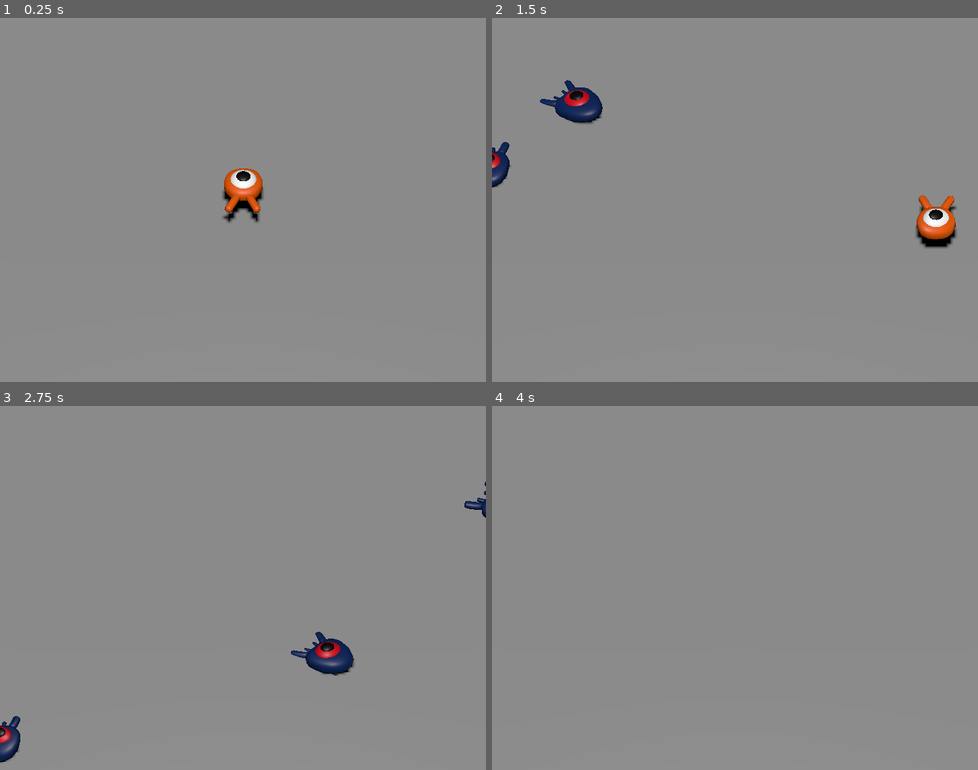
Above: before the commit, frames 1-4 (two rows, left to right).
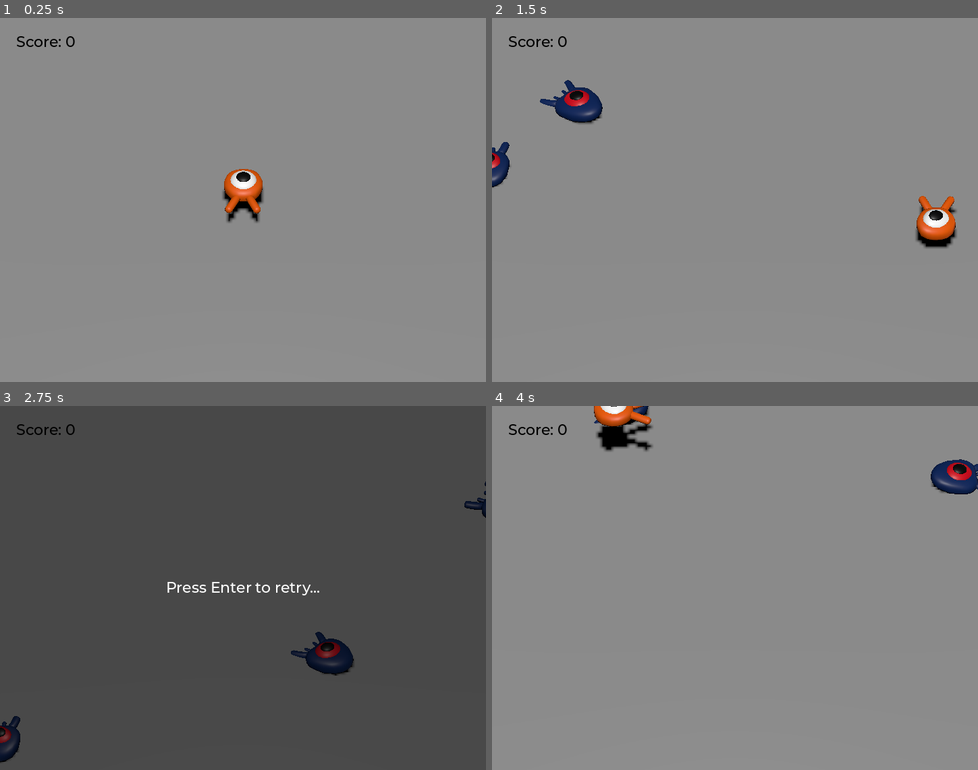
Above: after the commit, the same moments.

Repository: davidgd72k/GodotGame3D
Game: Godot game, scene res://scenes/main.tscn
Two runs of this game, one before a commit and one after it. Both use one fixed random seed, a clock stepped at 60 frames per second and the inputs below.
Inputs:
- Up to frame 1 (0.25 s): no input
- Up to frame 2 (1.5 s): tap Enter (ui_accept) at 0.5, 1.35 s; hold D (move_right) 0.53-1.28 s; hold Enter (ui_accept) 0.53-1.28 s; tap Space (jump) at 0.77 s; hold S (move_back) from 1.28 s (still down)
- Up to frame 3 (2.75 s): tap Space (jump) at 1.52 s; release S (move_back) at 2.03 s; hold D (move_right) from 2.03 s (still down); hold Enter (ui_accept) from 2.03 s (still down)
- Up to frame 4 (4 s): release D (move_right) at 2.78 s; release Enter (ui_accept) at 2.78 s; hold W (move_forward) 2.78-3.53 s; tap Enter (ui_accept) at 2.85 s; tap Space (jump) at 3.02, 3.77 s; hold A (move_left) from 3.53 s (still down); hold Enter (ui_accept) from 3.53 s (still down)

The runs differ from the first frame. In frame 1, 0.3% of the frame differs, in the area x 3-55%, y 5-56%; in frame 2, 0.3%; in frame 3, 100%, in the area x 0-100%, y 0-100%; in frame 4, 2.1%.

Commit message:
Score and replay completado

Diff:
--- a/project.godot
+++ b/project.godot
@@ -16,10 +16,15 @@
 config/features=PackedStringArray("4.1")
 config/icon="res://icon.png"
 
+[autoload]
+
+MusicPlayer="*res://scenes/music_player.tscn"
+
 [display]
 
 window/size/viewport_width=720
 window/size/viewport_height=540
+window/size/mode=2
 window/stretch/mode="canvas_items"
 
 [editor]
@@ -29,6 +34,20 @@
 
 [input]
 
+ui_accept={
+"deadzone": 0.5,
+"events": [Object(InputEventKey,"resource_local_to_scene":false,"resource_name":"","device":0,"window_id":0,"alt_pressed":false,"shift_pressed":false,"ctrl_pressed":false,"meta_pressed":false,"pressed":false,"keycode":4194309,"physical_keycode":0,"key_label":0,"unicode":0,"echo":false,"script":null)
+, Object(InputEventKey,"resource_local_to_scene":false,"resource_name":"","device":0,"window_id":0,"alt_pressed":false,"shift_pressed":false,"ctrl_pressed":false,"meta_pressed":false,"pressed":false,"keycode":4194310,"physical_keycode":0,"key_label":0,"unicode":0,"echo":false,"script":null)
+, Object(InputEventKey,"resource_local_to_scene":false,"resource_name":"","device":0,"window_id":0,"alt_pressed":false,"shift_pressed":false,"ctrl_pressed":false,"meta_pressed":false,"pressed":false,"keycode":32,"physical_keycode":0,"key_label":0,"unicode":32,"echo":false,"script":null)
+, Object(InputEventJoypadButton,"resource_local_to_scene":false,"resource_name":"","device":0,"button_index":0,"pressure":0.0,"pressed":true,"script":null)
+]
+}
+ui_cancel={
+"deadzone": 0.5,
+"events": [Object(InputEventKey,"resource_local_to_scene":false,"resource_name":"","device":0,"window_id":0,"alt_pressed":false,"shift_pressed":false,"ctrl_pressed":false,"meta_pressed":false,"pressed":false,"keycode":4194305,"physical_keycode":0,"key_label":0,"unicode":0,"echo":false,"script":null)
+, Object(InputEventJoypadButton,"resource_local_to_scene":false,"resource_name":"","device":0,"button_index":4,"pressure":0.0,"pressed":true,"script":null)
+]
+}
 move_left={
 "deadzone": 0.5,
 "events": [Object(InputEventKey,"resource_local_to_scene":false,"resource_name":"","device":-1,"window_id":0,"alt_pressed":false,"shift_pressed":false,"ctrl_pressed":false,"meta_pressed":false,"pressed":false,"keycode":0,"physical_keycode":65,"key_label":0,"unicode":97,"echo":false,"script":null)
--- /dev/null
+++ b/scenes/ScoreLabel.gd
@@ -0,0 +1,8 @@
+extends Label
+
+var score = 0
+
+
+func _on_mob_squashed():
+	score += 1
+	text = "Score: %s" % score
--- a/scenes/main.gd
+++ b/scenes/main.gd
@@ -1,11 +1,19 @@
 extends Node
 
 @export var mob_scene: PackedScene
+
+func _ready():
+	$UserInterface/Retry.hide()
 
 func _process(delta):
 	# Pulsa ESCAPE para quitar el juego.
 	if Input.is_action_pressed("ui_cancel"):
 		get_tree().quit()
+
+func _unhandled_input(event):
+	if event.is_action_pressed("ui_accept") and $UserInterface/Retry.visible:
+		# Esto reinicia la escena actual.
+		get_tree().reload_current_scene()
 
 func _on_mob_timer_timeout():
 	# Creamos una nueva instancia de la escena Mob.
@@ -23,5 +31,10 @@
 	# Spawnea el mob añadiendolo a la escena Main.
 	add_child(mob)
 
+	# Conectaremos el mob a la etiqueta de puntos (ScoreLabel) para actualizar
+	# la puntuación cada vez que se aplaste a uno.
+	mob.squashed.connect($UserInterface/ScoreLabel._on_mob_squashed.bind())
+
 func _on_player_hit():
 	$MobTimer.stop()
+	$UserInterface/Retry.show()
--- a/scenes/main.tscn
+++ b/scenes/main.tscn
@@ -1,8 +1,10 @@
-[gd_scene load_steps=9 format=3 uid="uid://bw0p0vkqu1sng"]
+[gd_scene load_steps=12 format=3 uid="uid://bw0p0vkqu1sng"]
 
 [ext_resource type="PackedScene" uid="uid://dg47oxyvjwdrh" path="res://scenes/player.tscn" id="1_0s7p3"]
 [ext_resource type="Script" path="res://scenes/main.gd" id="1_sbl5b"]
 [ext_resource type="PackedScene" uid="uid://45n6r3g7oru6" path="res://scenes/mob.tscn" id="2_5br4m"]
+[ext_resource type="FontFile" uid="uid://pnkpc7tw7yfc" path="res://fonts/Montserrat-Medium.ttf" id="4_hnuxv"]
+[ext_resource type="Script" path="res://scenes/ScoreLabel.gd" id="5_rfam6"]
 
 [sub_resource type="BoxShape3D" id="BoxShape3D_jotwp"]
 size = Vector3(60, 2, 60)
@@ -22,6 +24,10 @@
 "tilts": PackedFloat32Array(0, 0, 0, 0, 0)
 }
 point_count = 5
+
+[sub_resource type="Theme" id="Theme_dlxyr"]
+default_font = ExtResource("4_hnuxv")
+default_font_size = 22
 
 [node name="Main" type="Node"]
 script = ExtResource("1_sbl5b")
@@ -84,5 +90,48 @@
 wait_time = 0.5
 autostart = true
 
+[node name="UserInterface" type="Control" parent="."]
+layout_mode = 3
+anchors_preset = 15
+anchor_right = 1.0
+anchor_bottom = 1.0
+grow_horizontal = 2
+grow_vertical = 2
+theme = SubResource("Theme_dlxyr")
+
+[node name="ScoreLabel" type="Label" parent="UserInterface"]
+layout_mode = 0
+offset_left = 24.0
+offset_top = 21.0
+offset_right = 85.0
+offset_bottom = 47.0
+theme_override_colors/font_color = Color(0, 0, 0, 1)
+text = "Score: 0"
+script = ExtResource("5_rfam6")
+
+[node name="Retry" type="ColorRect" parent="UserInterface"]
+layout_mode = 1
+anchors_preset = 15
+anchor_right = 1.0
+anchor_bottom = 1.0
+grow_horizontal = 2
+grow_vertical = 2
+color = Color(0, 0, 0, 0.478431)
+
+[node name="RetryLabel" type="Label" parent="UserInterface/Retry"]
+layout_mode = 1
+anchors_preset = 8
+anchor_left = 0.5
+anchor_top = 0.5
+anchor_right = 0.5
+anchor_bottom = 0.5
+offset_left = -110.0
+offset_top = -15.5
+offset_right = 110.0
+offset_bottom = 15.5
+grow_horizontal = 2
+grow_vertical = 2
+text = "Press Enter to retry..."
+
 [connection signal="hit" from="Player" to="." method="_on_player_hit"]
 [connection signal="timeout" from="MobTimer" to="." method="_on_mob_timer_timeout"]
--- a/scenes/mob.tscn
+++ b/scenes/mob.tscn
@@ -4,7 +4,7 @@
 [ext_resource type="PackedScene" uid="uid://b56pnk1r6872l" path="res://art/mob.glb" id="1_k053e"]
 
 [sub_resource type="BoxShape3D" id="BoxShape3D_0jpwx"]
-size = Vector3(1.56547, 1.28284, 1.97478)
+size = Vector3(1.56547, 1.05098, 1.97478)
 
 [node name="Mob" type="CharacterBody3D" groups=["mob"]]
 collision_layer = 2
@@ -16,7 +16,7 @@
 [node name="Character" parent="Pivot" instance=ExtResource("1_k053e")]
 
 [node name="CollisionShape3D" type="CollisionShape3D" parent="."]
-transform = Transform3D(1, 0, 0, 0, 1, 0, 0, 0, 1, 0, 0.318563, -0.0133021)
+transform = Transform3D(1, 0, 0, 0, 1, 0, 0, 0, 1, 0, 0.231818, -0.0133021)
 shape = SubResource("BoxShape3D_0jpwx")
 
 [node name="VisibleOnScreenNotifier3D" type="VisibleOnScreenNotifier3D" parent="."]
--- /dev/null
+++ b/scenes/music_player.tscn
@@ -0,0 +1,7 @@
+[gd_scene load_steps=2 format=3 uid="uid://ceq3irpbe5h51"]
+
+[ext_resource type="AudioStream" uid="uid://l35rmxkrigqd" path="res://art/House In a Forest Loop.ogg" id="1_vm7vs"]
+
+[node name="MusicPlayer" type="AudioStreamPlayer"]
+stream = ExtResource("1_vm7vs")
+autoplay = true
--- a/scenes/player.tscn
+++ b/scenes/player.tscn
@@ -4,11 +4,11 @@
 [ext_resource type="PackedScene" uid="uid://cw0ooaekq0lkr" path="res://art/player.glb" id="1_3156s"]
 
 [sub_resource type="SphereShape3D" id="SphereShape3D_b7aru"]
-radius = 0.896166
+radius = 0.92981
 
 [sub_resource type="CylinderShape3D" id="CylinderShape3D_jwqt7"]
-height = 0.778264
-radius = 1.18241
+height = 0.722592
+radius = 1.12416
 
 [node name="Player" type="CharacterBody3D"]
 collision_mask = 6
@@ -19,8 +19,8 @@
 
 [node name="Character" parent="Pivot" instance=ExtResource("1_3156s")]
 
-[node name="CollisionShape3D" type="CollisionShape3D" parent="."]
-transform = Transform3D(1, 0, 0, 0, 1, 0, 0, 0, 1, 0, -0.22357, 0)
+[node name="PlayerCollisionShape" type="CollisionShape3D" parent="."]
+transform = Transform3D(1, 0, 0, 0, 1, 0, 0, 0, 1, 0, -0.140586, 0)
 shape = SubResource("SphereShape3D_b7aru")
 
 [node name="MobDetector" type="Area3D" parent="."]
@@ -28,8 +28,8 @@
 collision_mask = 2
 monitorable = false
 
-[node name="CollisionShape3D" type="CollisionShape3D" parent="MobDetector"]
-transform = Transform3D(1, 0, 0, 0, 1, 0, 0, 0, 1, 0, 0.113573, 0)
+[node name="MobSquashCollisionShape" type="CollisionShape3D" parent="MobDetector"]
+transform = Transform3D(1, 0, 0, 0, 1, 0, 0, 0, 1, 0, -0.00909901, 0)
 shape = SubResource("CylinderShape3D_jwqt7")
 
 [connection signal="body_entered" from="MobDetector" to="." method="_on_mob_detector_body_entered"]
